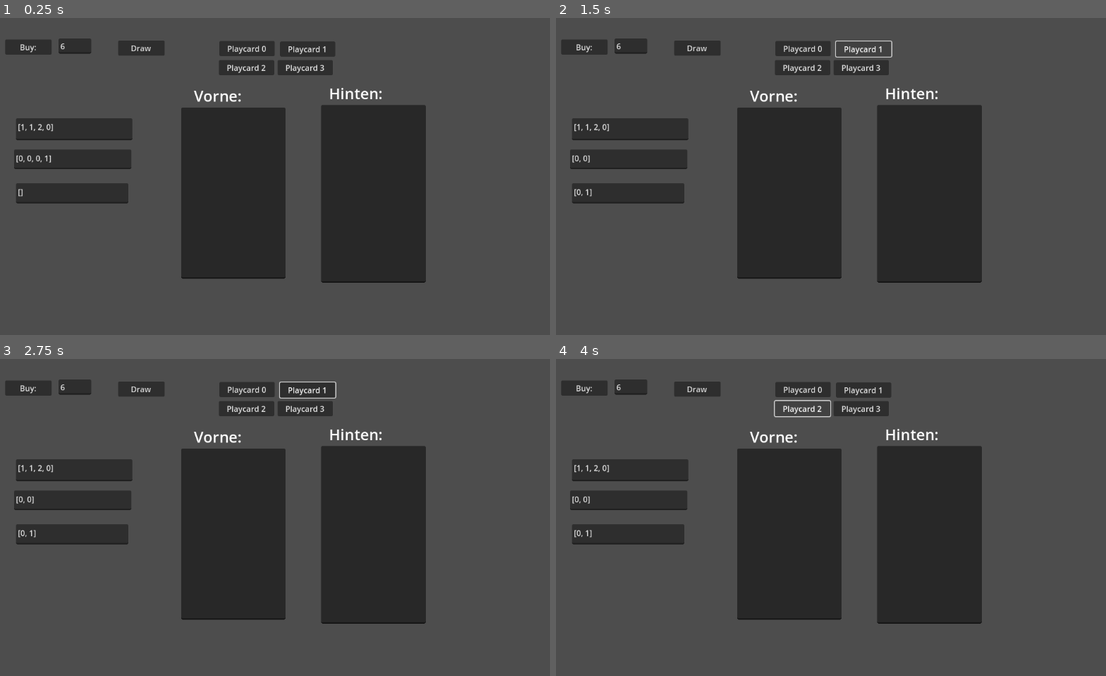
Above: before the commit, frames 1-4 (two rows, left to right).
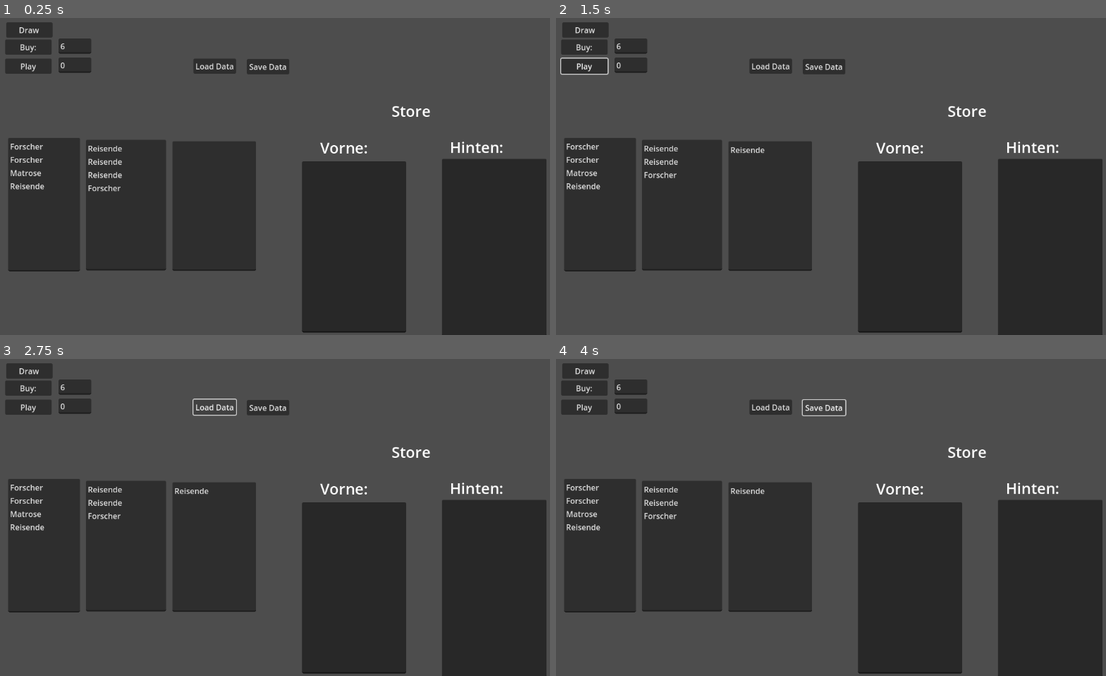
Above: after the commit, the same moments.

Repository: AdminL3/El-Dorado-Assistent
Game: Godot game, scene res://scenes/game.tscn
The game is run twice, just before and just after one commit, with the same random seed, the same clock (stepped at 60 frames per second) and the same inputs.
Inputs (mouse positions are in pixels of both pictures, inside the frame that each line leads up to):
- Up to frame 1 (0.25 s): no input
- Up to frame 2 (1.5 s): click "Playcard 0" (after the commit: "Play") at 0.5 s; click (864, 49) at 1.25 s, where only the run before the commit has a clickable "Playcard 1"
- Up to frame 3 (2.75 s): click (214, 406) at 2 s, where only the run after the commit has a clickable "Load Data"
- Up to frame 4 (4 s): click (803, 409) at 2.75 s, where only the run before the commit has a clickable "Playcard 2"; click (825, 406) at 3.5 s, where only the run after the commit has a clickable "Save Data"

The runs differ from the first frame. In frame 1, 39% of the frame differs, in the area x 1-100%, y 1-100%; in frame 2, 39%; in frame 3, 39%; in frame 4, 39%.
Error after the commit: Attempt to call function 'get_var' in base 'null instance' on a null instance. (res://scripts/manager.gd:346)

Commit message:
Schoolwork:
Implemented a file saving System for all data so you can reset when making a mistake

and more :))

Diff:
--- a/scenes/game.tscn
+++ b/scenes/game.tscn
@@ -9,34 +9,43 @@
 anchor_mode = 0
 enabled = false
 
+[node name="Store" type="Label" parent="."]
+offset_left = 828.0
+offset_top = 168.0
+offset_right = 953.0
+offset_bottom = 212.0
+theme_override_font_sizes/font_size = 31
+text = "Store
+"
+
 [node name="Label" type="Label" parent="."]
-offset_left = 424.0
-offset_top = 137.0
-offset_right = 549.0
-offset_bottom = 181.0
+offset_left = 682.0
+offset_top = 243.0
+offset_right = 807.0
+offset_bottom = 287.0
 theme_override_font_sizes/font_size = 31
 text = "Vorne:"
 
 [node name="Vorne" type="TextEdit" parent="."]
-offset_left = 398.0
-offset_top = 183.0
-offset_right = 611.0
-offset_bottom = 533.0
+offset_left = 645.0
+offset_top = 293.0
+offset_right = 858.0
+offset_bottom = 643.0
 editable = false
 
 [node name="Label2" type="Label" parent="."]
-offset_left = 700.0
-offset_top = 132.0
-offset_right = 825.0
-offset_bottom = 176.0
+offset_left = 947.0
+offset_top = 242.0
+offset_right = 1072.0
+offset_bottom = 286.0
 theme_override_font_sizes/font_size = 31
 text = "Hinten:"
 
 [node name="Hinten" type="TextEdit" parent="."]
-offset_left = 684.0
-offset_top = 178.0
-offset_right = 898.0
-offset_bottom = 541.0
+offset_left = 931.0
+offset_top = 288.0
+offset_right = 1145.0
+offset_bottom = 651.0
 editable = false
 
 [node name="line" type="LineEdit" parent="."]
@@ -53,62 +62,61 @@
 offset_bottom = 75.0
 text = "Buy:"
 
+[node name="line2" type="LineEdit" parent="."]
+offset_left = 147.0
+offset_top = 81.0
+offset_right = 214.063
+offset_bottom = 112.0
+text = "0"
+
+[node name="Play" type="Button" parent="."]
+offset_left = 38.0
+offset_top = 83.0
+offset_right = 133.0
+offset_bottom = 114.0
+text = "Play"
+
 [node name="Draw" type="Button" parent="."]
-offset_left = 269.0
-offset_top = 46.0
-offset_right = 364.0
-offset_bottom = 77.0
+offset_left = 40.0
+offset_top = 9.0
+offset_right = 135.0
+offset_bottom = 40.0
 text = "Draw"
 
 [node name="New" type="TextEdit" parent="."]
-offset_left = 60.0
-offset_top = 205.0
-offset_right = 298.0
-offset_bottom = 250.0
+offset_left = 44.0
+offset_top = 245.0
+offset_right = 191.0
+offset_bottom = 518.0
 
 [node name="Hand" type="TextEdit" parent="."]
-offset_left = 56.0
-offset_top = 269.0
-offset_right = 296.0
-offset_bottom = 309.0
+offset_left = 203.0
+offset_top = 249.0
+offset_right = 367.0
+offset_bottom = 516.0
 
 [node name="Old" type="TextEdit" parent="."]
-offset_left = 60.0
-offset_top = 338.0
-offset_right = 290.0
-offset_bottom = 379.0
+offset_left = 380.0
+offset_top = 252.0
+offset_right = 551.0
+offset_bottom = 517.0
 
-[node name="play0" type="Button" parent="."]
-offset_left = 476.0
-offset_top = 47.0
-offset_right = 589.0
-offset_bottom = 78.0
-text = "Playcard 0"
+[node name="Load Data" type="Button" parent="."]
+offset_left = 423.0
+offset_top = 83.0
+offset_right = 510.0
+offset_bottom = 114.0
+text = "Load Data"
 
-[node name="play1" type="Button" parent="."]
-offset_left = 600.0
-offset_top = 48.0
-offset_right = 713.0
-offset_bottom = 79.0
-text = "Playcard 1"
-
-[node name="play2" type="Button" parent="."]
-offset_left = 475.0
-offset_top = 86.0
-offset_right = 588.0
-offset_bottom = 117.0
-text = "Playcard 2"
-
-[node name="play3" type="Button" parent="."]
-offset_left = 595.0
-offset_top = 86.0
-offset_right = 708.0
-offset_bottom = 117.0
-text = "Playcard 3"
+[node name="Save Data" type="Button" parent="."]
+offset_left = 532.0
+offset_top = 84.0
+offset_right = 619.0
+offset_bottom = 115.0
+text = "Save Data"
 
 [connection signal="pressed" from="Buy" to="." method="_on_buycard_0_pressed"]
+[connection signal="pressed" from="Play" to="." method="testplay"]
 [connection signal="pressed" from="Draw" to="." method="draw"]
-[connection signal="pressed" from="play0" to="." method="testplay"]
-[connection signal="pressed" from="play1" to="." method="testplay1"]
-[connection signal="pressed" from="play2" to="." method="testplay2"]
-[connection signal="pressed" from="play3" to="." method="testplay3"]
+[connection signal="pressed" from="Load Data" to="." method="loaddata"]
+[connection signal="pressed" from="Save Data" to="." method="savedata"]
--- a/scripts/manager.gd
+++ b/scripts/manager.gd
@@ -111,15 +111,10 @@
 	_update_text()
 
 
+@onready var line_2 = $line2
 
 func testplay():
-	playcard(0)
-func testplay1():
-	playcard(1)
-func testplay2():
-	playcard(2)
-func testplay3():
-	playcard(3)
+	playcard(int(line_2.text))
 
 
 func playcard(card):
@@ -302,7 +297,62 @@
 		text = text + str(cards[i]) + ": "+ str(store[i]) + "\n"
 	vornebox.text = text
 
-
-	handbox.text = str(hand)
-	newbox.text = str(new)
-	oldbox.text = str(old)
+	#show cards by name
+	text = ""
+	for i in hand:
+		text = text + str(cards[i]) + "\n"
+	handbox.text = text
+	text = ""
+	for i in new:
+		text = text + str(cards[i]) + "\n"
+	newbox.text = text
+	text = ""
+	for i in old:
+		text = text + str(cards[i]) + "\n"
+	oldbox.text = text
+
+
+
+var handpath = "user://hand.save"
+var newpath = "user://new.save"
+var oldpath = "user://old.save"
+var storepath = "user://store.save"
+var vornepath = "user://storevorne.save"
+var hintenpath = "user://storehinten.save"
+var paths = [handpath, newpath, oldpath]
+var loadvariables = [hand, new, old]
+func savedata():
+	var loadvariables = [hand, new, old]
+	print(store)
+	for i in 6:
+		if i < 3:
+			var file = FileAccess.open(paths[i], FileAccess.WRITE)
+			file.store_var(loadvariables[i])
+			print("Saved Data..."+ str(loadvariables[i]))
+		elif i == 3:
+			var file = FileAccess.open(storepath, FileAccess.WRITE)
+			file.store_var(store)
+		elif i==4:
+			var file = FileAccess.open(vornepath, FileAccess.WRITE)
+			file.store_var(vorne)
+		elif i==5:
+			var file = FileAccess.open(hintenpath, FileAccess.WRITE)
+			file.store_var(hinten)
+
+
+func loaddata():
+	var file
+	file = FileAccess.open(handpath, FileAccess.READ)
+	hand = file.get_var()
+	file = FileAccess.open(newpath, FileAccess.READ)
+	new = file.get_var()
+	file = FileAccess.open(oldpath, FileAccess.READ)
+	old = file.get_var()
+	file = FileAccess.open(storepath, FileAccess.READ)
+	store = file.get_var()
+	file = FileAccess.open(vornepath, FileAccess.READ)
+	vorne = file.get_var()
+	file = FileAccess.open(hintenpath, FileAccess.READ)
+	hinten = file.get_var()
+	_update_text()
+	print("Data loaded...")
